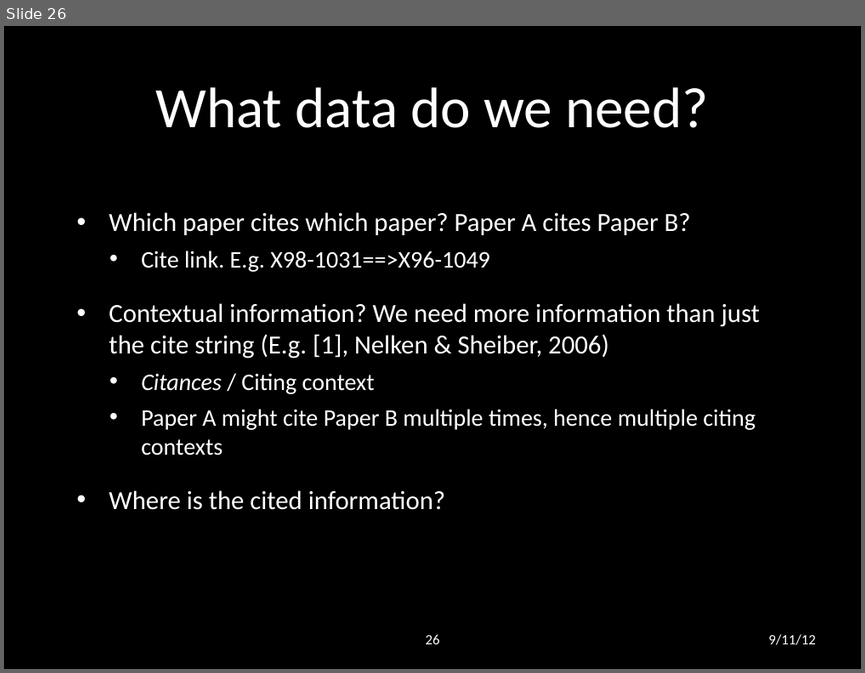
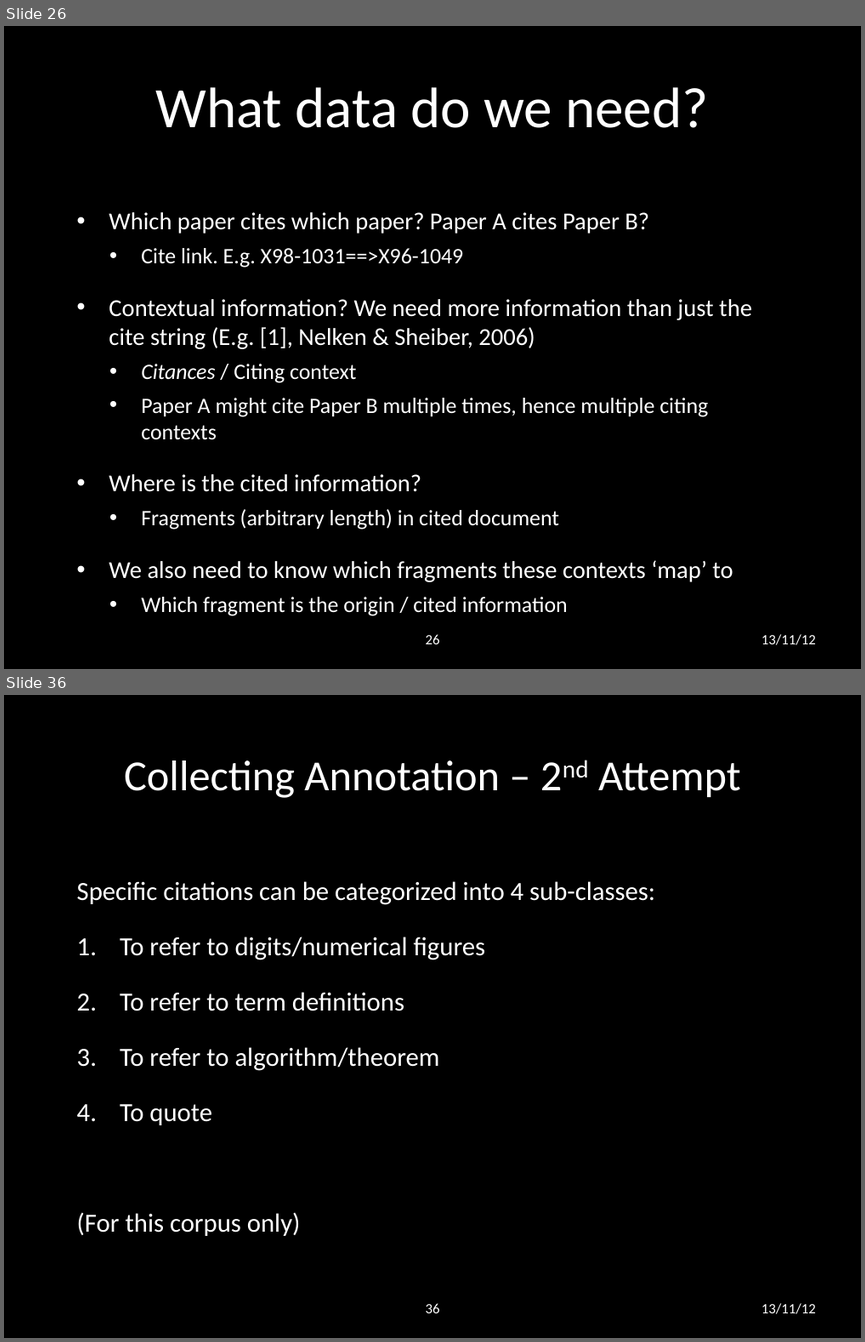
Before and after one commit to lwheng/fyp, a slide deck: presentation/final presentation.pptx. Shown one above the other, each under a label of ours: slide 26 before the commit, slides 26 and 36 after it; the slides between them are not shown. The pictures are 865x673 and 865x1342 pixels, drawn with LibreOffice and Linux fonts; fonts in the diff are those of the drawing; background and template pictures are left out. Boxes give left, top, right and bottom in pixels: in the first picture for what was removed or moved away, otherwise in the second. Text is boxed around its words. In the diff, an @@ line names an element or a change of style, - is before the commit and + after.

```diff
--- a/presentation/final presentation.pptx
+++ b/presentation/final presentation.pptx
@@ slide 36 added at [4, 695, 861, 1338], background picture (left out) @@
@@ title added at [124, 760, 741, 798], 36 pt, text #FFFFFF @@
+Collecting Annotation – 2nd Attempt
@@ text added at [77, 881, 655, 1236], 22 pt, text #FFFFFF @@
+Specific citations can be categorized into 4 sub-classes:
+1. To refer to digits/numerical figures
+2. To refer to term definitions
+3. To refer to algorithm/theorem
+4. To quote
+(For this corpus only)
@@ page number added at [426, 1303, 440, 1313], 12 pt, text #FFFFFF @@
+36
@@ text added at [761, 1303, 816, 1314], 12 pt, text #FFFFFF @@
+13/11/12
@@ slide 26 changed as well @@
@@ text at [109, 212, 752, 492]: size 22 to 20.4 pt in "Which paper cites which paper? Paper A ...", "Contextual information? We need more information than ...", "Where is the cited information?"; size 20 to 18.5 pt in "Cite link. E.g. X98-1031==>X96-1049", "Citances / Citing context", "Paper A might cite Paper B multiple ..." @@
@@ text at [109, 509, 732, 612]: paragraphs added @@
+  • Fragments (arbitrary length) in cited document
+• We also need to know which fragments these contexts ‘map’ to
+  • Which fragment is the origin / cited information
@@ text at [761, 634, 816, 645]: text changed @@
-9/11/12
+13/11/12
```
Also in this commit, not shown: 37 other slides changed, 18 other slides added.
